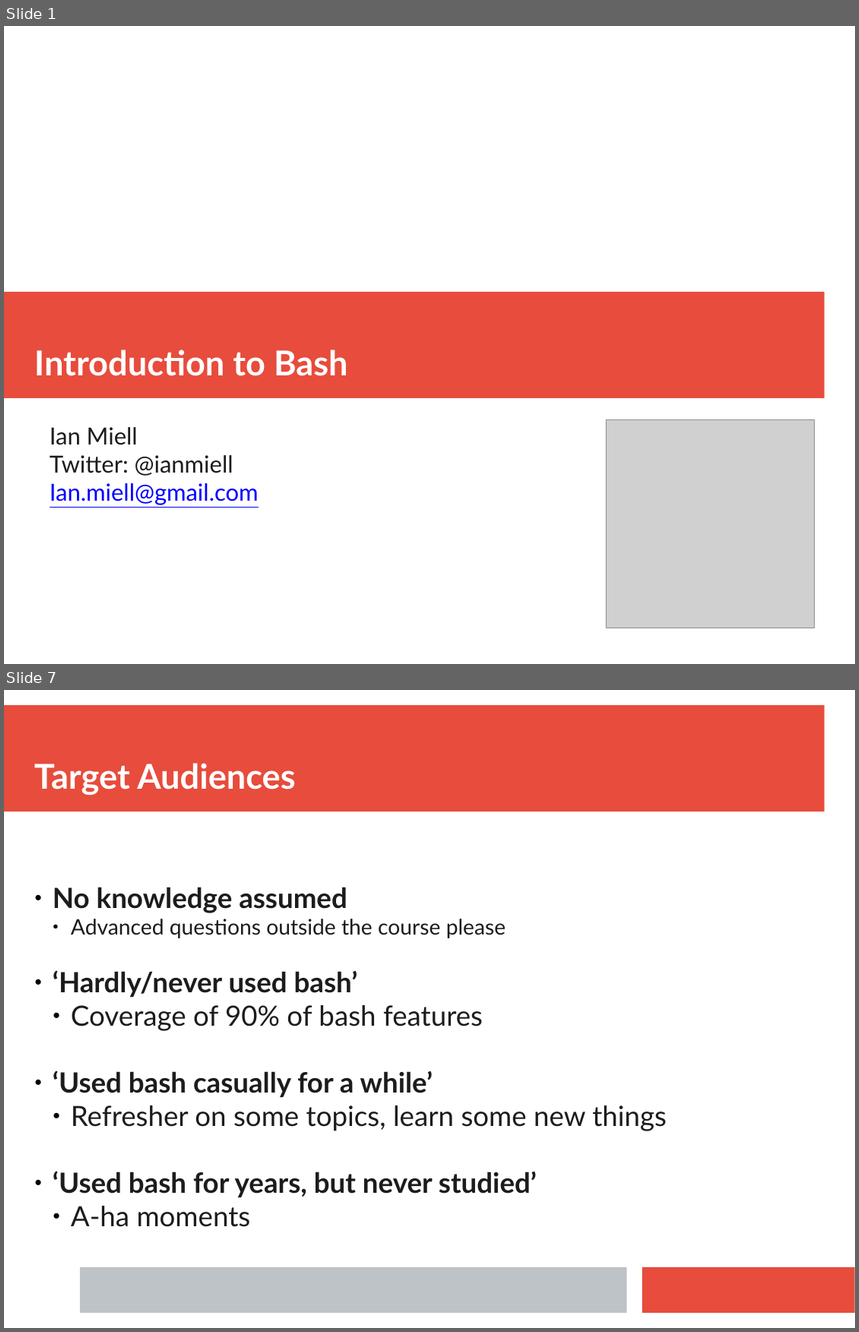
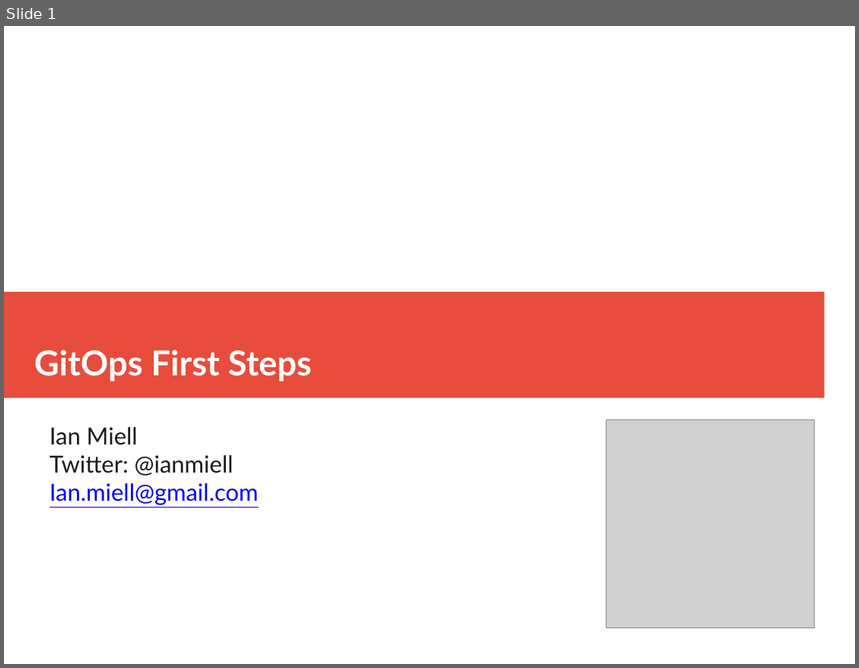
Before and after one commit to ianmiell/gitops-first-steps, a slide deck: slides/gitops_first_steps.pptx. Shown one above the other, each under a label of ours: slides 1 and 7 before the commit, slide 1 after it; the slides between them are not shown. The pictures are 859x1332 and 859x668 pixels, drawn with LibreOffice and Linux fonts; fonts in the diff are those of the drawing; grey boxes stand for pictures. Boxes give left, top, right and bottom in pixels: in the first picture for what was removed or moved away, otherwise in the second. Text is boxed around its words. In the diff, an @@ line names an element or a change of style, - is before the commit and + after.

```diff
--- a/slides/gitops_first_steps.pptx
+++ b/slides/gitops_first_steps.pptx
@@ slide 7 removed at box(4, 690, 855, 1328), background #FFFFFF @@
@@ rectangle removed at box(4, 705, 825, 812) @@
@@ text removed at box(34, 763, 295, 795) @@
-Target Audiences
@@ text removed at box(53, 887, 667, 1227) @@
-● No knowledge assumed
-  ● Advanced questions outside the course please
-● ‘Hardly/never used bash’
-  ● Coverage of 90% of bash features
-● ‘Used bash casually for a while’
-  ● Refresher on some topics, learn some new things
-● ‘Used bash for years, but never studied’
-  ● A-ha moments
@@ rectangle removed at box(80, 1268, 627, 1313) @@
@@ rectangle removed at box(643, 1268, 855, 1313) @@
@@ slide 1 changed as well @@
@@ text at box(34, 350, 312, 382): text changed @@
-Introduction to Bash
+GitOps First Steps
```
Also in this commit, not shown: 1 other slide changed, 29 slides added, 61 other slides removed.
